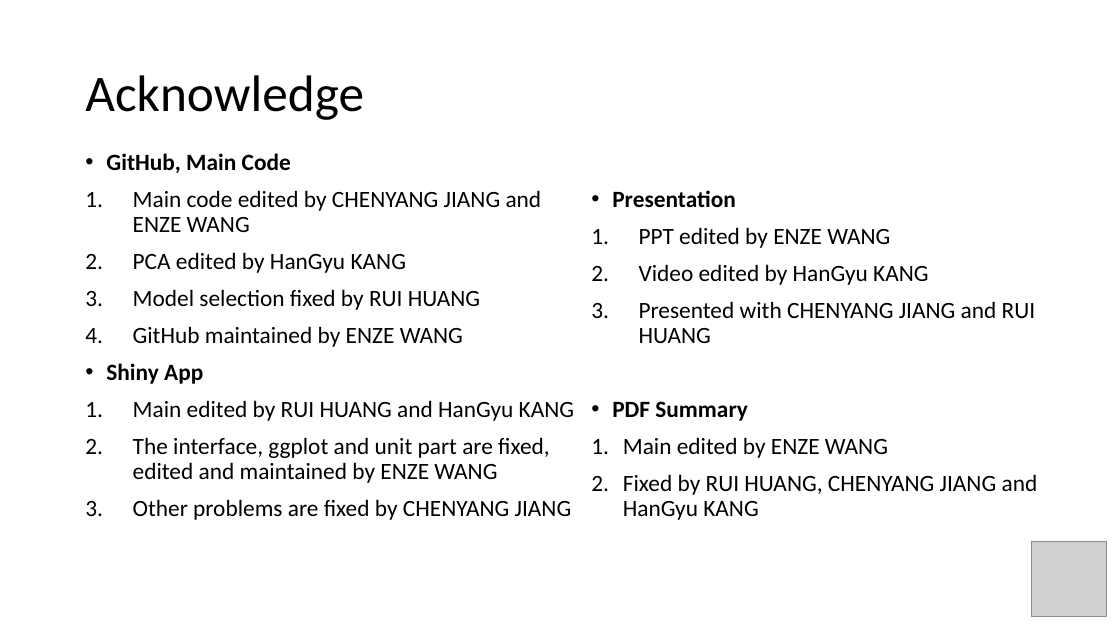
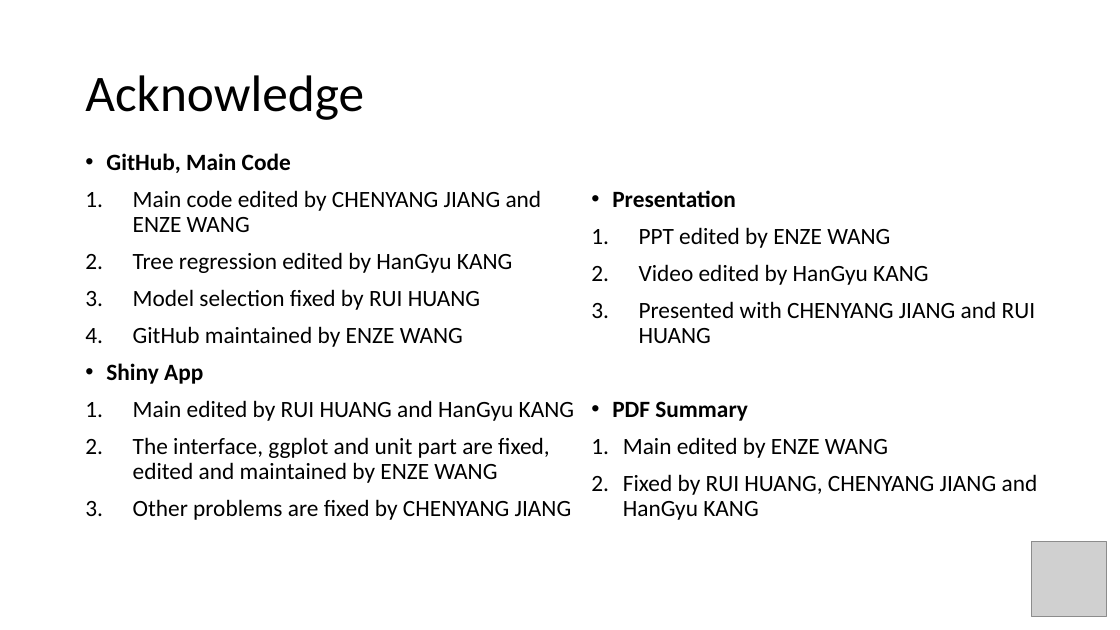
Before and after one commit to heitinamoranika/Module_2, a slide deck: slide 6 of Presentation/4 Rui Huang.pptx. Drawn at 1120x630 pixels with LibreOffice and Linux fonts; fonts in the diff are those of the drawing; grey boxes stand for pictures. Boxes give left, top, right and bottom in pixels: in the first picture for what was removed or moved away, otherwise in the second. Text is boxed around its words. In the diff, an @@ line names an element or a change of style, - is before the commit and + after.

```diff
--- a/Presentation/4 Rui Huang.pptx
+++ b/Presentation/4 Rui Huang.pptx
@@ text at (133,252,512,273): text changed @@
-2. PCA edited by HanGyu KANG
+2. Tree regression edited by HanGyu KANG
```
Also in this commit, not shown: 5 other slides changed, 9 other files.
